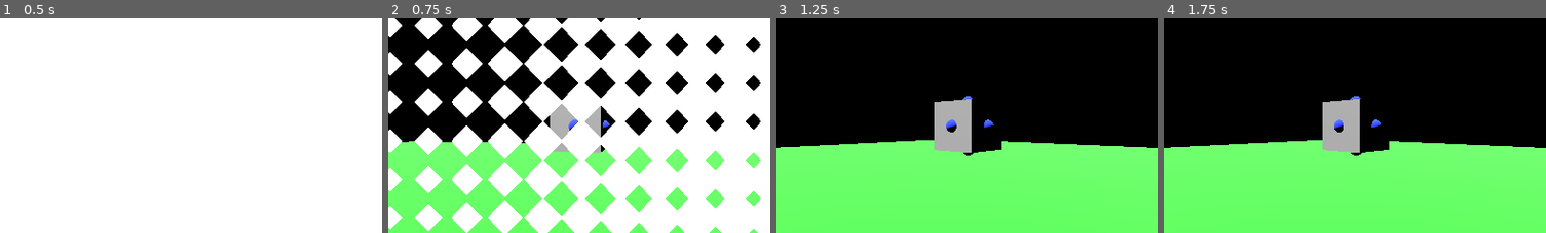
Above: before the commit, frames 1-4 (left to right).
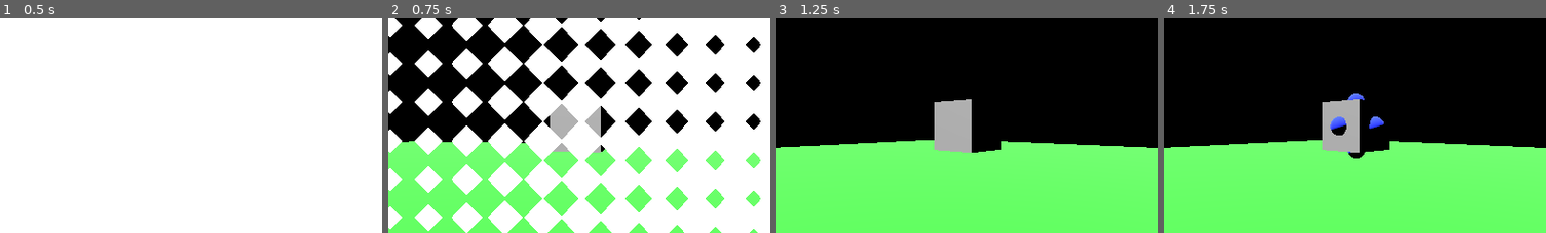
Above: after the commit, the same moments.

Repository: SuperGoon97/CAPJam2025
Game: Godot game, scene res://Scenes/Core/GameCore/game_core.tscn
Two runs of this game, one before a commit and one after it. Both use one fixed random seed, a clock stepped at 60 frames per second and the inputs below. The engine's default icon, where the game draws it, is replaced by a stand-in: a white triangle on a blue panel in a dark square.
Inputs (mouse positions are % of the whole screen's width and height, from its top left):
- Up to frame 1 (0.5 s): no input
- Up to frame 2 (0.75 s): move the mouse to (72, 45) at 0.52 s; hold Right (Right) from 0.53 s (still down); click (72, 45) at 0.67 s
- Up to frame 3 (1.25 s): keep holding Right (Right)
- Up to frame 4 (1.75 s): release Right (Right) at 1.25 s; click "$250" at 1.25 s
The pictures show only the part of the screen within x 25-75%, y 25-75%; the shares and areas given below are measured in that part.

Frame 1 is identical in both runs. In frame 2, 0.1% of the frame differs, in the area x 47-58%, y 47-53%; in frame 3, 0.3%; in frame 4, 0.4%, in the area x 43-58%, y 35-66%.

Commit message:
updated adding blocks

Diff:
--- a/template/Scenes/GameScenes/RocketScenes/rocket_base.tscn
+++ b/template/Scenes/GameScenes/RocketScenes/rocket_base.tscn
@@ -6,10 +6,14 @@
 
 [sub_resource type="BoxMesh" id="BoxMesh_dudsn"]
 
+[sub_resource type="BoxShape3D" id="BoxShape3D_dudsn"]
+size = Vector3(1.1, 1.1, 1.1)
+
 [node name="RocketBase" type="RigidBody3D"]
 mass = 0.5
 center_of_mass_mode = 1
 inertia = Vector3(1, 1, 1)
+freeze = true
 angular_damp = 10.0
 script = ExtResource("1_dudsn")
 
@@ -18,3 +22,9 @@
 
 [node name="MeshInstance3D" type="MeshInstance3D" parent="."]
 mesh = SubResource("BoxMesh_dudsn")
+
+[node name="RocketSocketCheckArea" type="Area3D" parent="."]
+
+[node name="SocketCheckShape" type="CollisionShape3D" parent="RocketSocketCheckArea"]
+shape = SubResource("BoxShape3D_dudsn")
+debug_color = Color(0.32697475, 0.6241081, 3.85046e-07, 0.41960785)
--- a/template/Scenes/GameScenes/RocketScenes/rocket_socket_point.tscn
+++ b/template/Scenes/GameScenes/RocketScenes/rocket_socket_point.tscn
@@ -5,13 +5,13 @@
 
 [sub_resource type="SphereMesh" id="SphereMesh_xoba2"]
 material = ExtResource("1_3kder")
-radius = 0.125
-height = 0.25
+radius = 0.188
+height = 0.375
 radial_segments = 8
 rings = 8
 
 [sub_resource type="SphereShape3D" id="SphereShape3D_3kder"]
-radius = 0.1248884
+radius = 0.18530135
 
 [node name="RocketSocketPoint" type="Node3D"]
 script = ExtResource("1_uhce1")
--- a/template/Scripts/Game/Rocket/rocket_base.gd
+++ b/template/Scripts/Game/Rocket/rocket_base.gd
@@ -1,9 +1,12 @@
 class_name RocketBase extends RigidBody3D
+
+signal do_socket_overlap_check
 
 var _parent:RigidBody3D = null
 var _attached_socket:RocketSocketPoint
 
 @onready var rocket_collision_shape: CollisionShape3D = $RocketCollisionShape
+@onready var rocket_socket_check_area: Area3D = $RocketSocketCheckArea
 
 func _ready() -> void:
 	if !GVar.signal_bus:
@@ -18,13 +21,25 @@
 	var position_mod:Vector3 = (direction_vec * half_rocket_bounds * 1.01)
 	global_position = _parent.global_position + position_mod
 
-	var new_joint:Generic6DOFJoint3D = Generic6DOFJoint3D.new()
-	add_child(new_joint)
-	new_joint.exclude_nodes_from_collision = false
-	#new_joint.set_param(PinJoint3D.PARAM_BIAS,0.8)
-	new_joint.global_position = _attached_socket.global_position
-	new_joint.node_a = self.get_path()
-	new_joint.node_b = _parent.get_path()
+	await get_tree().physics_frame
 
+	var overlapping_areas_array:Array[Area3D] = rocket_socket_check_area.get_overlapping_areas()
+	var overlapping_sockets:Array[RocketSocketPoint]
+
+	for area in overlapping_areas_array:
+		var area_parent = area.get_parent()
+		if area_parent is RocketSocketPoint:
+			if !area_parent.get_parent() == self:
+				overlapping_sockets.push_back(area.get_parent())
+
+	for socket in overlapping_sockets:
+		var new_joint:Generic6DOFJoint3D = Generic6DOFJoint3D.new()
+		add_child(new_joint)
+		new_joint.exclude_nodes_from_collision = false
+		new_joint.global_position = socket.global_position
+		new_joint.node_a = self.get_path()
+		new_joint.node_b = socket.get_parent().get_path()
+		socket.set_socket_enabled(false)
+	do_socket_overlap_check.emit()
 func unfreeze():
 	set_deferred("freeze",false)
--- a/template/Scripts/Game/Rocket/rocket_socket_point.gd
+++ b/template/Scripts/Game/Rocket/rocket_socket_point.gd
@@ -1,12 +1,20 @@
 class_name RocketSocketPoint extends Node3D
 
 @onready var rocket_socket_area_3d: Area3D = $RocketSocketArea3D
+var _socket_enabled:bool = true
 
 func _ready() -> void:
 	rocket_socket_area_3d.mouse_entered.connect(_on_mouse_entered_area)
 	rocket_socket_area_3d.mouse_exited.connect(_on_mouse_exited_area)
 	rocket_socket_area_3d.input_event.connect(_input_event)
-
+	if !GVar.signal_bus:
+		await GVar.scene_manager.game_ready
+	GVar.signal_bus.player_grabbed_rocket_part_from_shop.connect(_player_grabbed_rocket_part_from_shop)
+	GVar.signal_bus.rocket_part_added.connect(_request_visibility_change.bind(false))
+	GVar.signal_bus.player_right_click.connect(_request_visibility_change.bind(false))
+	_request_visibility_change(false)
+	var rocket_parent:RocketBase = get_parent()
+	rocket_parent.do_socket_overlap_check.connect(_overlap_check)
 func _on_mouse_entered_area():
 	GVar.signal_bus.mouse_entered_socket.emit(self)
 
@@ -16,19 +24,41 @@
 func _input_event(_camera:Node,event:InputEvent,_event_position:Vector3,_normal:Vector3,_shape_idx:int):
 	if event is InputEventMouseButton and event.is_pressed() and event.button_index == MOUSE_BUTTON_LEFT:
 		GVar.signal_bus.socket_clicked.emit(self)
-	pass
 
+func _request_visibility_change(state:bool):
+	if _socket_enabled == false: return
+	else:
+		visible = state
+
+func _player_grabbed_rocket_part_from_shop(_args):
+	_request_visibility_change(true)
+
+func _overlap_check():
+	var overlapping_areas:Array[Area3D] = rocket_socket_area_3d.get_overlapping_areas()
+	for area in overlapping_areas:
+		if area.get_parent() is RocketBase and area.get_parent() != get_parent():
+			if _socket_enabled:
+				set_socket_enabled(false)
+				return
+	if !_socket_enabled:
+		set_socket_enabled(true)
 func set_socket_enabled(state:bool):
+	_socket_enabled = state
 	if state == true:
 		visible = true
+		set_area_monitor_state(true)
 		if !rocket_socket_area_3d.mouse_entered.is_connected(_on_mouse_entered_area):
 			rocket_socket_area_3d.mouse_entered.connect(_on_mouse_entered_area)
 			rocket_socket_area_3d.mouse_exited.connect(_on_mouse_exited_area)
 			rocket_socket_area_3d.input_event.connect(_input_event)
 	else:
 		visible = false
+		set_area_monitor_state(false)
 		if rocket_socket_area_3d.mouse_entered.is_connected(_on_mouse_entered_area):
 			rocket_socket_area_3d.mouse_entered.disconnect(_on_mouse_entered_area)
 			rocket_socket_area_3d.mouse_exited.disconnect(_on_mouse_exited_area)
 			rocket_socket_area_3d.input_event.disconnect(_input_event)
-	pass
+
+func set_area_monitor_state(state:bool):
+	rocket_socket_area_3d.set_deferred("monitoring",state)
+	rocket_socket_area_3d.set_deferred("monitorable",state)
--- a/template/Scripts/Game/Rocket/rocket_thruster.gd
+++ b/template/Scripts/Game/Rocket/rocket_thruster.gd
@@ -11,9 +11,7 @@
 
 func _physics_process(delta: float) -> void:
 	if _do_thrust:
-		print(basis.y)
 		apply_force(basis.y * thrust_force * delta,thrust_point.global_position)
 
 func rocket_launch():
 	_do_thrust = true
-	pass
Not shown: 1 places in template/Scenes/GameScenes/RocketScenes/rocket_base.tscn that only renumber resources
